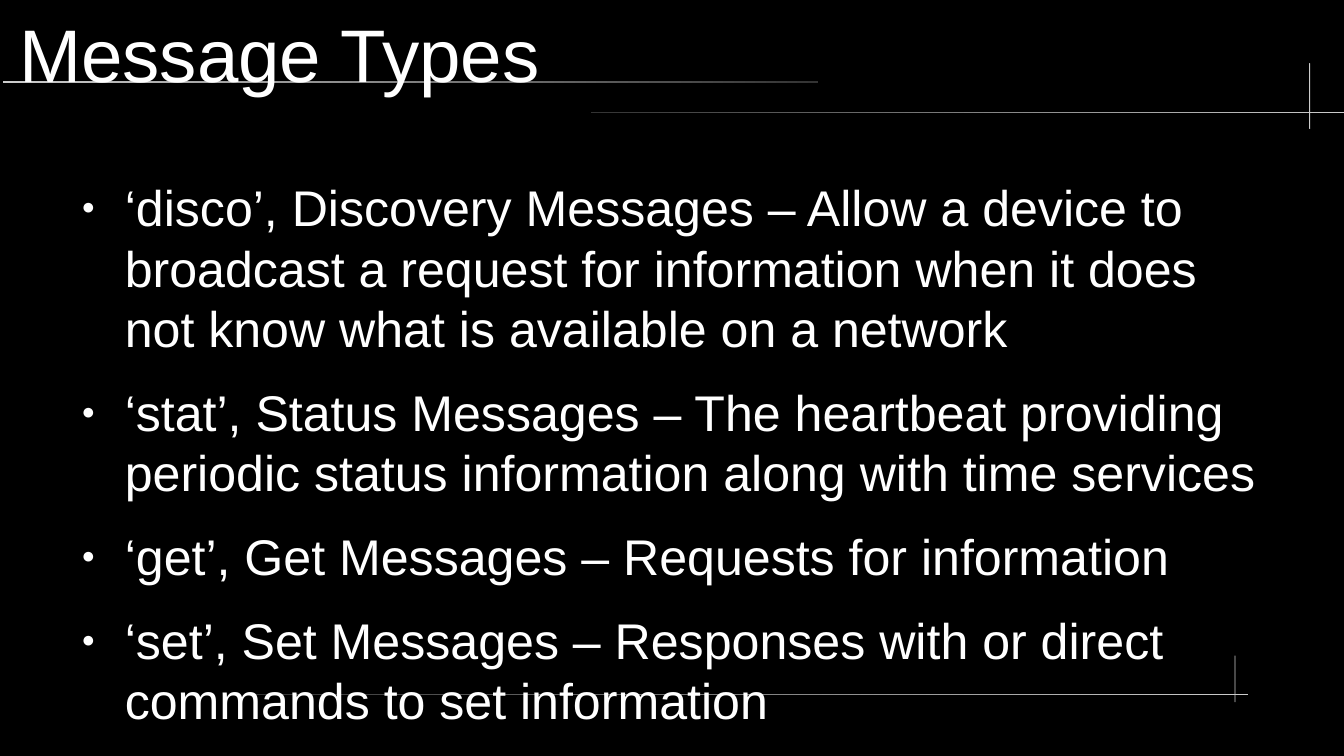
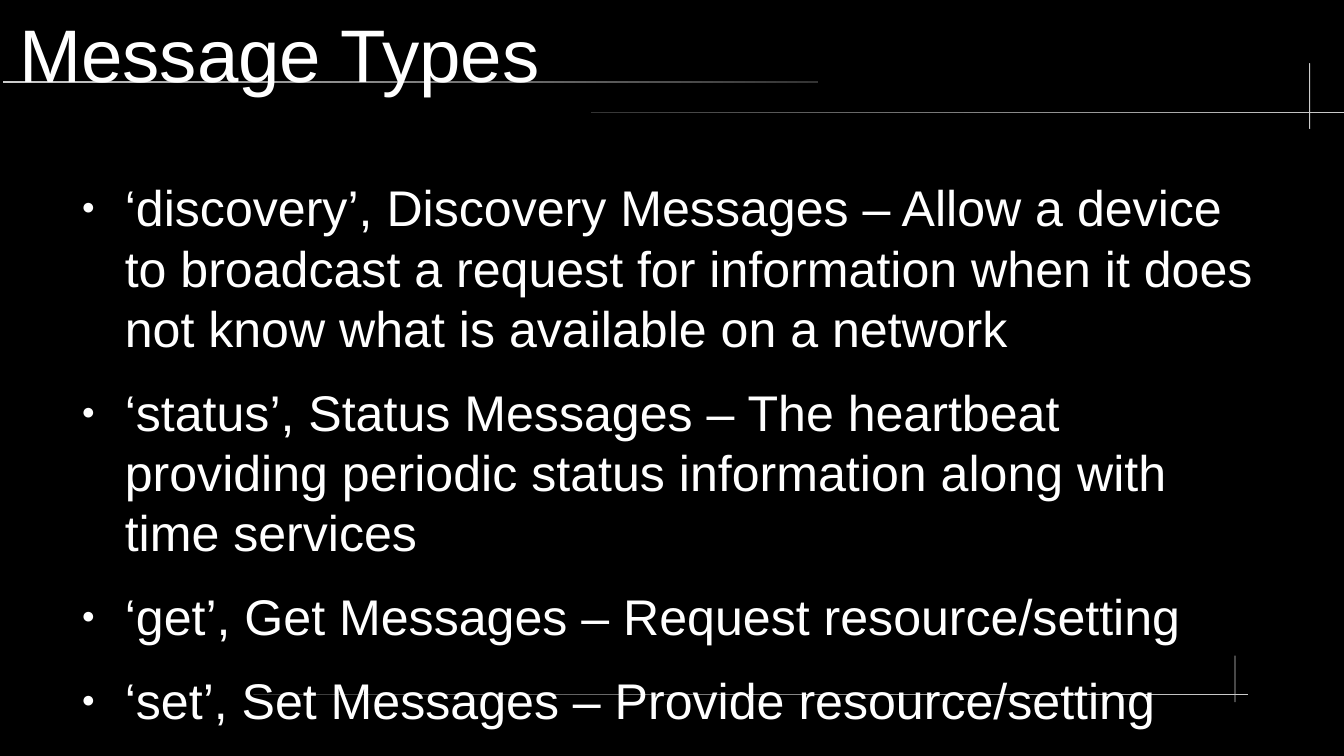
Before and after one commit to kz5ee/mqtt-host-client, a slide deck: slide 7 of ogc-network-mqtt.odp. Drawn at 1344x756 pixels with LibreOffice and Linux fonts; fonts in the diff are those of the drawing. Boxes give left, top, right and bottom in pixels: in the first picture for what was removed or moved away, otherwise in the second. Text is boxed around its words. In the diff, an @@ line names an element or a change of style, - is before the commit and + after.

```diff
--- a/ogc-network-mqtt.odp
+++ b/ogc-network-mqtt.odp
@@ text at (125, 189, 1253, 730): text changed @@
-● ‘disco’, Discovery Messages – Allow a device to broadcast a request for information when it does not know what is available on a network
-● ‘stat’, Status Messages – The heartbeat providing periodic status information along with time services
-● ‘get’, Get Messages – Requests for information
-● ‘set’, Set Messages – Responses with or direct commands to set information
+● ‘discovery’, Discovery Messages – Allow a device to broadcast a request for information when it does not know what is available on a network
+● ‘status’, Status Messages – The heartbeat providing periodic status information along with time services
+● ‘get’, Get Messages – Request resource/setting
+● ‘set’, Set Messages – Provide resource/setting
```
Also in this commit, not shown: 6 other slides changed, 3 slides added, 1 slide removed.
